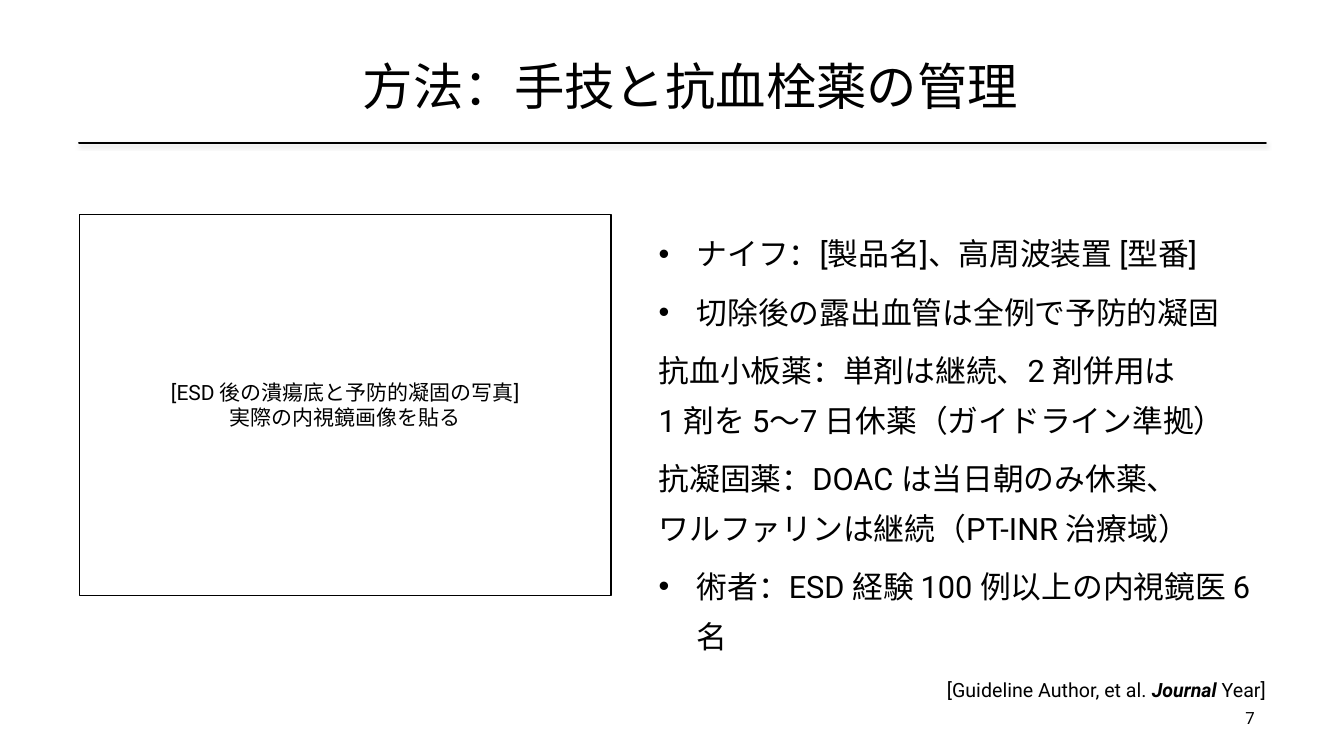
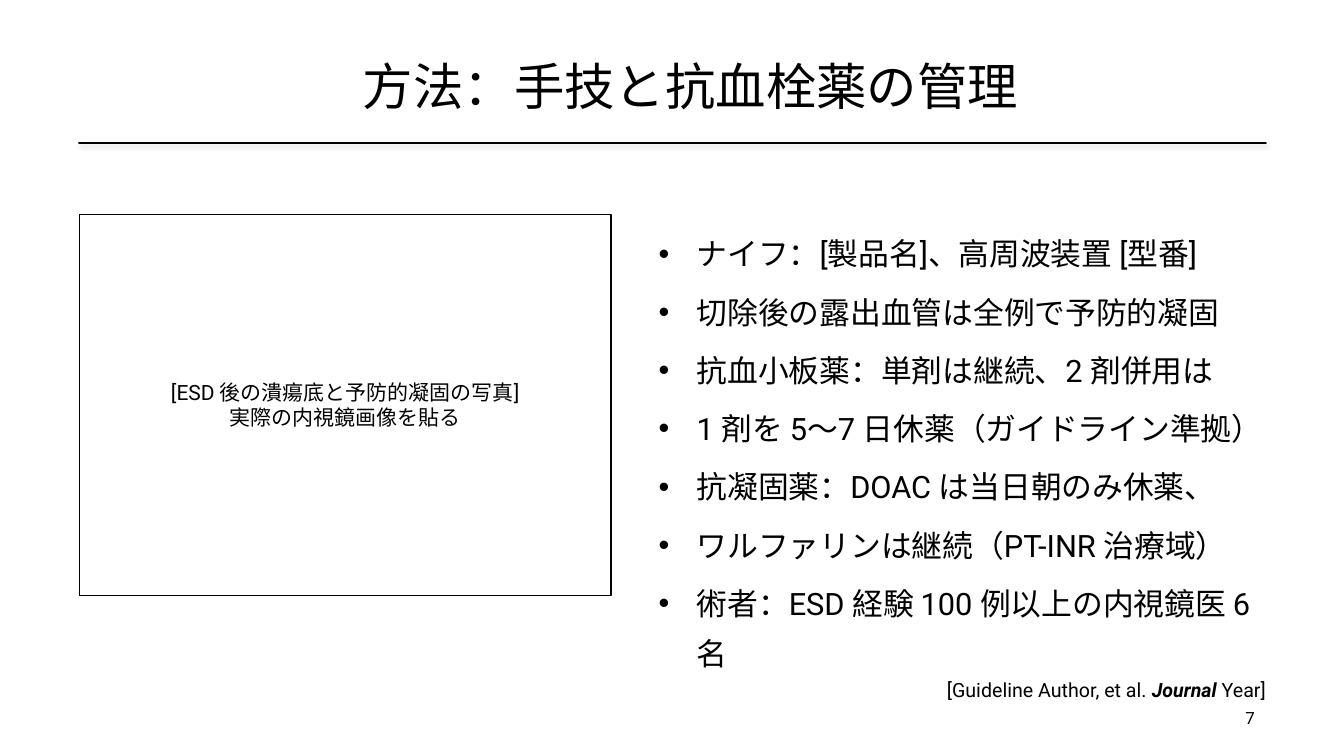
Before and after one commit to masa-med-ai/2026-7-Claude-, a slide deck: slide 7 of samples/学会発表サンプル2_ESD後出血_王道デザイン.pptx. Drawn at 1344x756 pixels with LibreOffice and Linux fonts; fonts in the diff are those of the drawing; background and template pictures are left out. Boxes give left, top, right and bottom in pixels: in the first picture for what was removed or moved away, otherwise in the second. Text is boxed around its words. In the diff, an @@ line names an element or a change of style, - is before the commit and + after.

```diff
--- a/samples/学会発表サンプル2_ESD後出血_王道デザイン.pptx
+++ b/samples/学会発表サンプル2_ESD後出血_王道デザイン.pptx
@@ text at [697,356,1263,560]: text changed @@
-• 抗血小板薬：単剤は継続、2 剤併用は
-  1 剤を 5〜7 日休薬（ガイドライン準拠）
-• 抗凝固薬：DOAC は当日朝のみ休薬、
-  ワルファリンは継続（PT-INR 治療域）
+• 抗血小板薬：単剤は継続、2 剤併用は
+• 1 剤を 5〜7 日休薬（ガイドライン準拠）
+• 抗凝固薬：DOAC は当日朝のみ休薬、
+• ワルファリンは継続（PT-INR 治療域）
```
Also in this commit, not shown: 1 other file.
